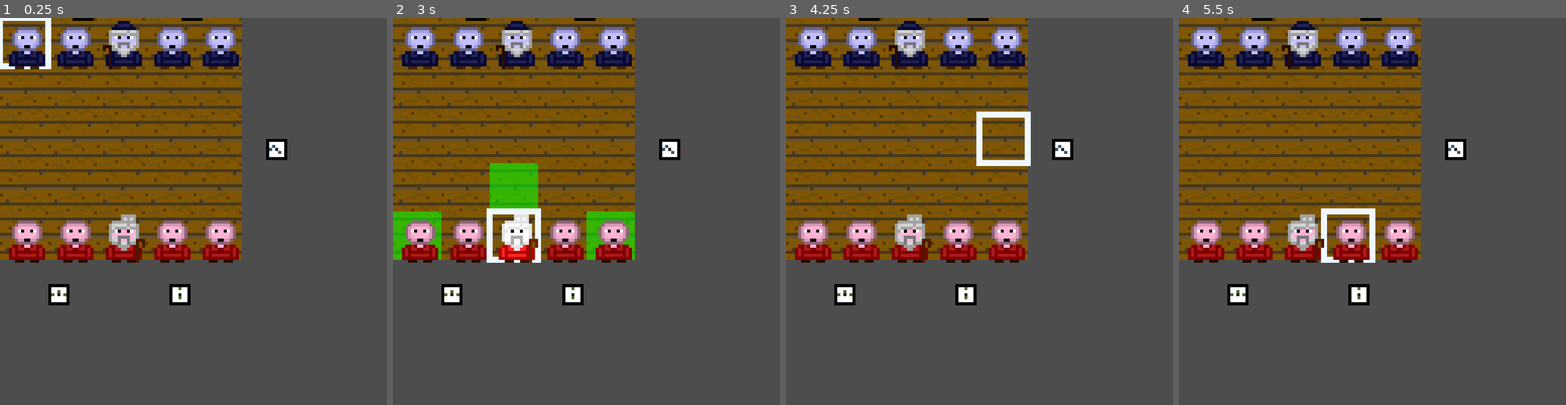
Above: before the commit, frames 1-4 (left to right).
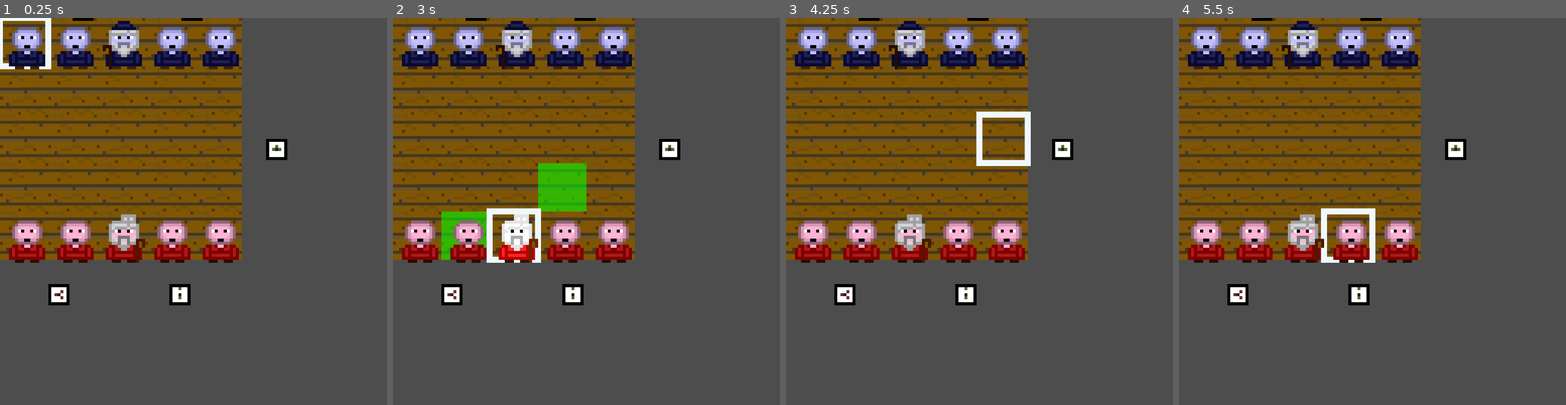
Above: after the commit, the same moments.

Repository: JoaoVitor615/onitama
Game: Godot game, scene res://scenes/Main.tscn
Same seed, same stepped clock (60 frames per second), same inputs: the game is played once before the commit and once after it. The engine's default icon, where the game draws it, is replaced by a stand-in: a white triangle on a blue panel in a dark square.
Inputs (mouse positions are in pixels of both pictures, inside the frame that each line leads up to):
- Up to frame 1 (0.25 s): no input
- Up to frame 2 (3 s): click (594, 312) at 0.5 s; click (454, 300) at 1.25 s; tap Enter (ui_accept) at 2, 2.27, 2.75 s; move the mouse to (671, 192) at 2.02 s; press the mouse at (671, 192) at 2.03 s; hold Right (ui_right) 2.03-2.78 s; move the mouse to (509, 230) at 2.77 s; release the mouse at (509, 230) at 2.78 s; hold Down (ui_down) from 2.78 s (still down); click (509, 230) at 2.85 s
- Up to frame 3 (4.25 s): tap Enter (ui_accept) at 3.02, 3.5 s; move the mouse to (1018, 126) at 3.52 s; release Down (ui_down) at 3.53 s; press the mouse at (1018, 126) at 3.53 s; hold Right (ui_right) from 3.53 s (still down)
- Up to frame 4 (5.5 s): tap Enter (ui_accept) at 4.25, 4.52, 5, 5.27 s; move the mouse to (1353, 288) at 4.27 s; release Right (ui_right) at 4.28 s; release the mouse at (1353, 288) at 4.28 s; hold Up (ui_up) 4.28-5.03 s; click (1353, 288) at 4.35 s; move the mouse to (1488, 269) at 5.02 s; press the mouse at (1488, 269) at 5.03 s; hold Left (ui_left) from 5.03 s (still down)

The runs differ from the first frame. In frame 1, less than 0.1% of the frame differs, in the area x 13-73%, y 32-73%; in frame 2, 5.4%, in the area x 0-73%, y 32-73%; in frame 3, less than 0.1%; in frame 4, less than 0.1%.

Commit message:
Correção movimento das cartas

Diff:
--- a/game/UnitOverlay/Card.gd
+++ b/game/UnitOverlay/Card.gd
@@ -10,23 +10,23 @@
 			result.append(mov + unit.cell)
 	return result
 
-static var cards: Dictionary[CardType, PackedVector2Array] = { # movement: [[x, y], [x, y]] - piece is [0, 0]
+static var cards: Dictionary[CardType, PackedVector2Array] = {
 	CardType.TIGER    : [Vector2i(0, -2), Vector2i(0, 1)],
+	CardType.COBRA    : [Vector2i(-1, 0), Vector2i(1, -1), Vector2i(1, 1)],
 	CardType.CRAB     : [Vector2i(-2, 0), Vector2i(2, 0), Vector2i(0, -1)],
-	CardType.MONKEY   : [Vector2i(-1,-1), Vector2i(1, 1), Vector2i(1, -1), Vector2i(-1, 1)],
-	CardType.CRANE    : [Vector2i(-1, 1), Vector2i(1, 1), Vector2i(0, -1)],
-	CardType.DRAGON   : [Vector2i(-2, -1), Vector2i(-1, 1), Vector2i(1, 1), Vector2i(2, -1)],
-	CardType.ELEPHANT : [Vector2i(-1, 0), Vector2i(-1, 1), Vector2i(1, 0), Vector2i(1, 1)],
-	CardType.MANTIS   : [Vector2i(-1, -1), Vector2i(1, -1), Vector2i(0, 1)],
-	CardType.BOAR     : [Vector2i(-1, 0), Vector2i(0, -1), Vector2i(1, 0)],
-	CardType.FROG     : [Vector2i(-2, 0), Vector2i(-1, 1), Vector2i(1, -1)],
-	CardType.GOOSE    : [Vector2i(-1, 0), Vector2i(-1, 1), Vector2i(1, 0), Vector2i(1, -1)],
-	CardType.HORSE    : [Vector2i(-1, 0), Vector2i(0, -1), Vector2i(0, 1)],
-	CardType.EEL      : [Vector2i(-1, 1), Vector2i(-1, 0), Vector2i(1, -1)],
-	CardType.RABBIT   : [Vector2i(1, -1), Vector2i(2, 0), Vector2i(-1, 1)],
-	CardType.ROOSTER  : [Vector2i(-1, 1), Vector2i(0, -1), Vector2i(1, 0), Vector2i(1, -1)],
-	CardType.OX       : [Vector2i(0, -1), Vector2i(1, 0), Vector2i(0, 1)],
-	CardType.COBRA    : [Vector2i(-1, 0), Vector2i(1, 1), Vector2i(1, -1)]
+	CardType.MONKEY   : [Vector2i(-1, -1), Vector2i(1, -1), Vector2i(-1, 1), Vector2i(1, 1)],
+	CardType.CRANE    : [Vector2i(0, -1), Vector2i(-1, 1), Vector2i(1, 1)],
+	CardType.DRAGON   : [Vector2i(-2, -1), Vector2i(2, -1), Vector2i(-1, 1), Vector2i(1, 1)],
+	CardType.ELEPHANT : [Vector2i(-1, 0), Vector2i(1, 0), Vector2i(-1, -1), Vector2i(1, -1)],
+	CardType.MANTIS   : [Vector2i(0, 1), Vector2i(-1, -1), Vector2i(1, -1)],
+	CardType.BOAR     : [Vector2i(0, -1), Vector2i(-1, 0), Vector2i(1, 0)],
+	CardType.FROG     : [Vector2i(-2, 0), Vector2i(-1, -1), Vector2i(1, 1)],
+	CardType.GOOSE    : [Vector2i(-1, 0), Vector2i(1, 0), Vector2i(-1, -1), Vector2i(1, 1)],
+	CardType.HORSE    : [Vector2i(0, -1), Vector2i(-1, 0), Vector2i(0, 1)],
+	CardType.EEL      : [Vector2i(-1, 0), Vector2i(-1, -1), Vector2i(1, 1)],
+	CardType.RABBIT   : [Vector2i(2, 0), Vector2i(1, -1), Vector2i(-1, 1)],
+	CardType.ROOSTER  : [Vector2i(-1, 0), Vector2i(1, 0), Vector2i(1, -1), Vector2i(-1, 1)],
+	CardType.OX       : [Vector2i(0, -1), Vector2i(1, 0), Vector2i(0, 1)]
 }
 enum CardType {
 	TIGER,
Not shown: 7 places in game/scenes/Main.tscn that only renumber resources
